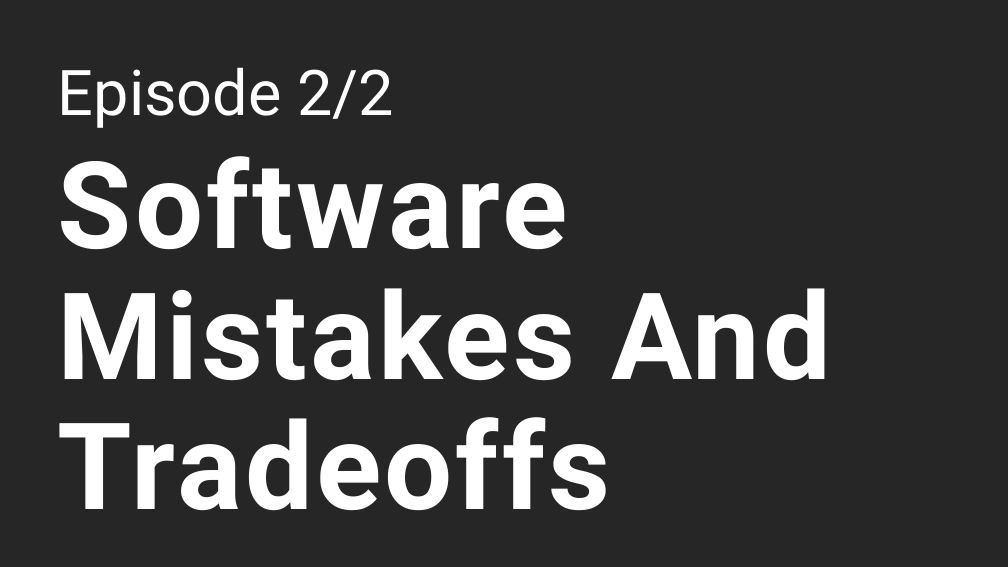
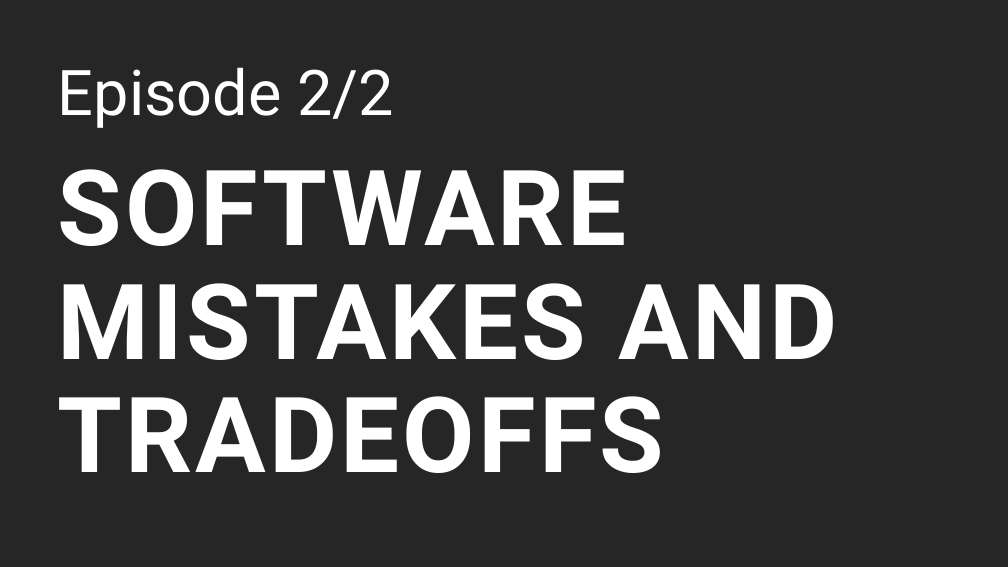
Before and after one commit to naruepanart/youtube-thumbnail, a slide deck: slide 2 of Youtube-Thumbnail.pptx. Drawn at 1008x567 pixels with LibreOffice and Linux fonts; fonts in the diff are those of the drawing. Boxes give left, top, right and bottom in pixels: in the first picture for what was removed or moved away, otherwise in the second. Text is boxed around its words. In the diff, an @@ line names an element or a change of style, - is before the commit and + after.

```diff
--- a/Youtube-Thumbnail.pptx
+++ b/Youtube-Thumbnail.pptx
@@ title "SOFTWARE MISTAKES AND TRADEOFFS" at (58,169,838,473): vertical alignment middle to top @@
@@ title at (58,169,838,473): text changed; size 115 to 100 pt @@
-Software Mistakes And Tradeoffs
+SOFTWARE MISTAKES AND TRADEOFFS
```
Also in this commit, not shown: 2 other slides changed.
